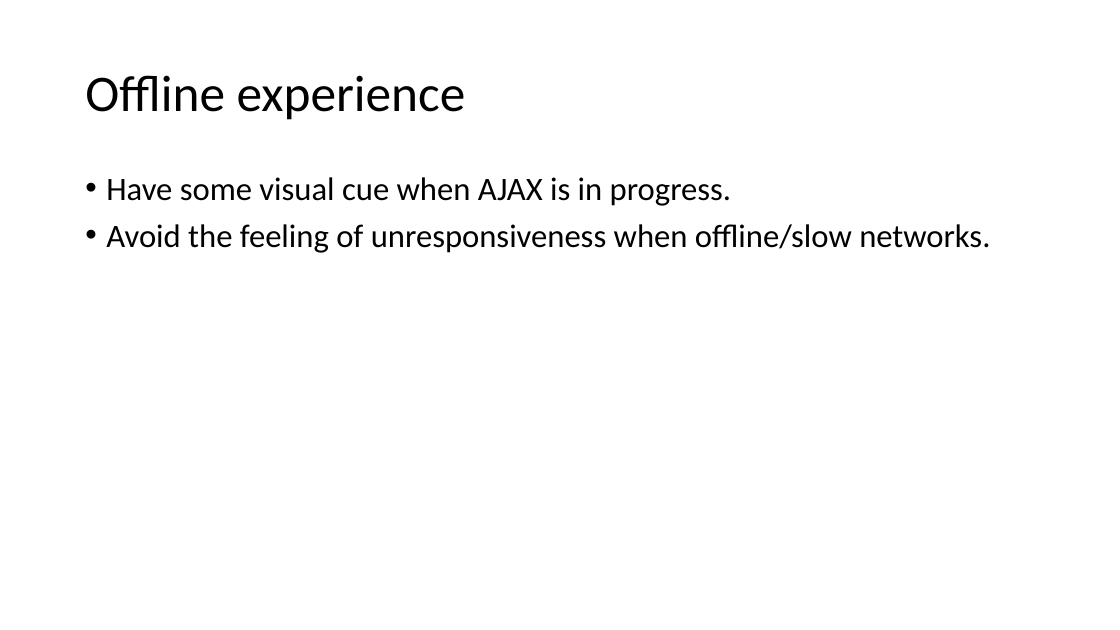
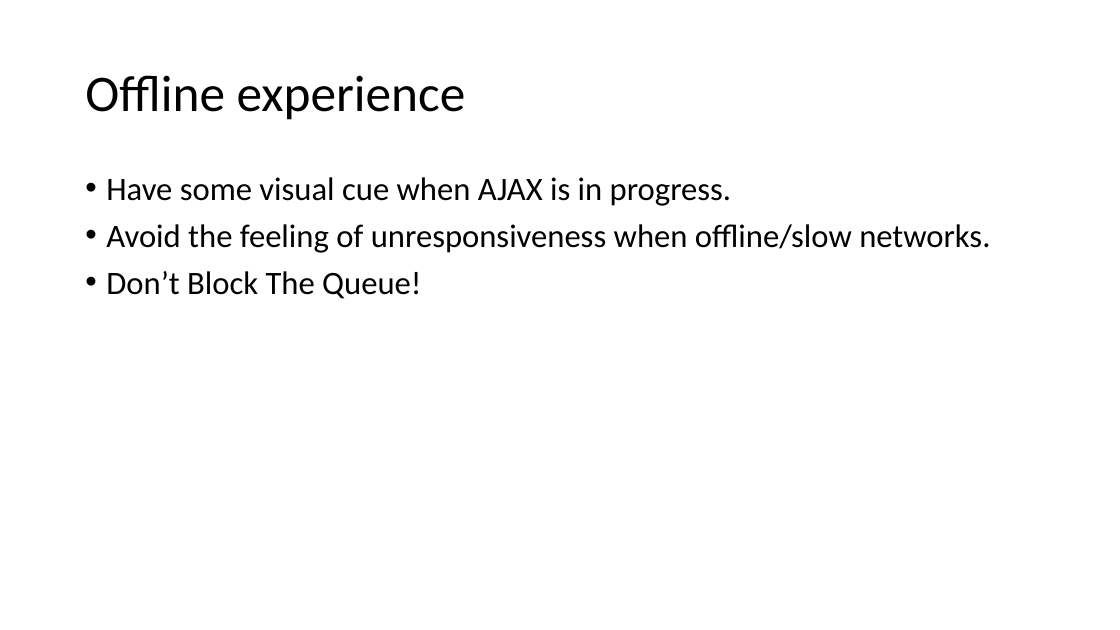
Before and after one commit to arunrajora/AJAX-Demo, a slide deck: slide 13 of AJAX Advanced.pptx. Drawn at 1120x630 pixels with LibreOffice and Linux fonts; fonts in the diff are those of the drawing. Boxes give left, top, right and bottom in pixels: in the first picture for what was removed or moved away, otherwise in the second. Text is boxed around its words. In the diff, an @@ line names an element or a change of style, - is before the commit and + after.

```diff
--- a/AJAX Advanced.pptx
+++ b/AJAX Advanced.pptx
@@ text at (x1=106, y1=271, x2=421, y2=299): paragraph added @@
+• Don’t Block The Queue!
```
Also in this commit, not shown: 2 other slides changed, 1 slide added, 1 slide removed, 1 other file.
